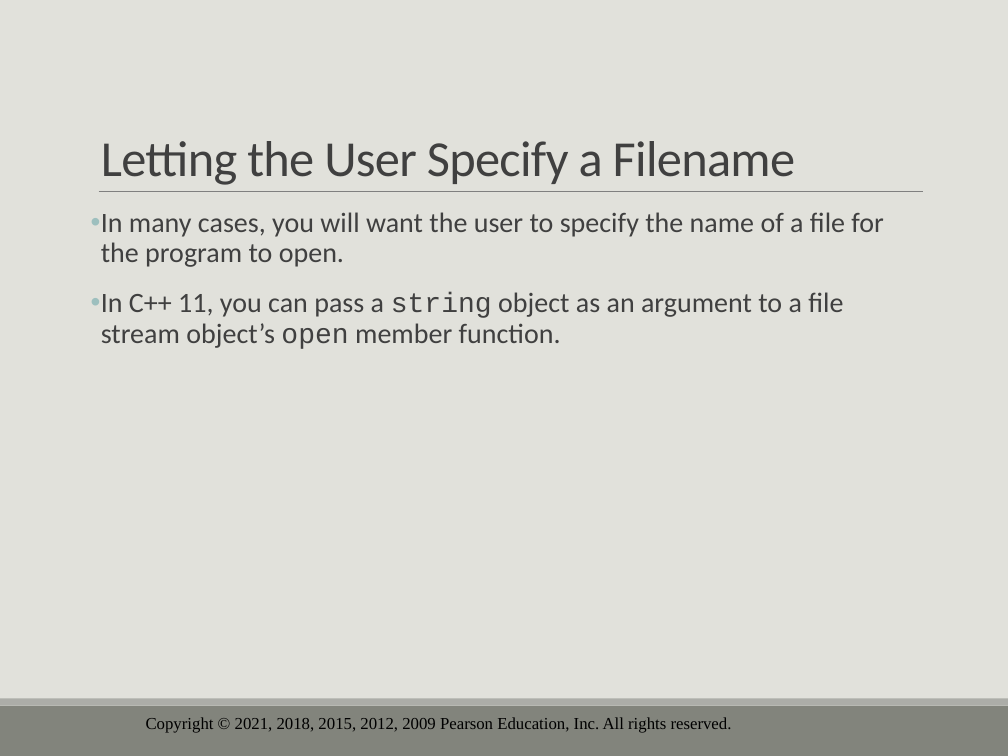
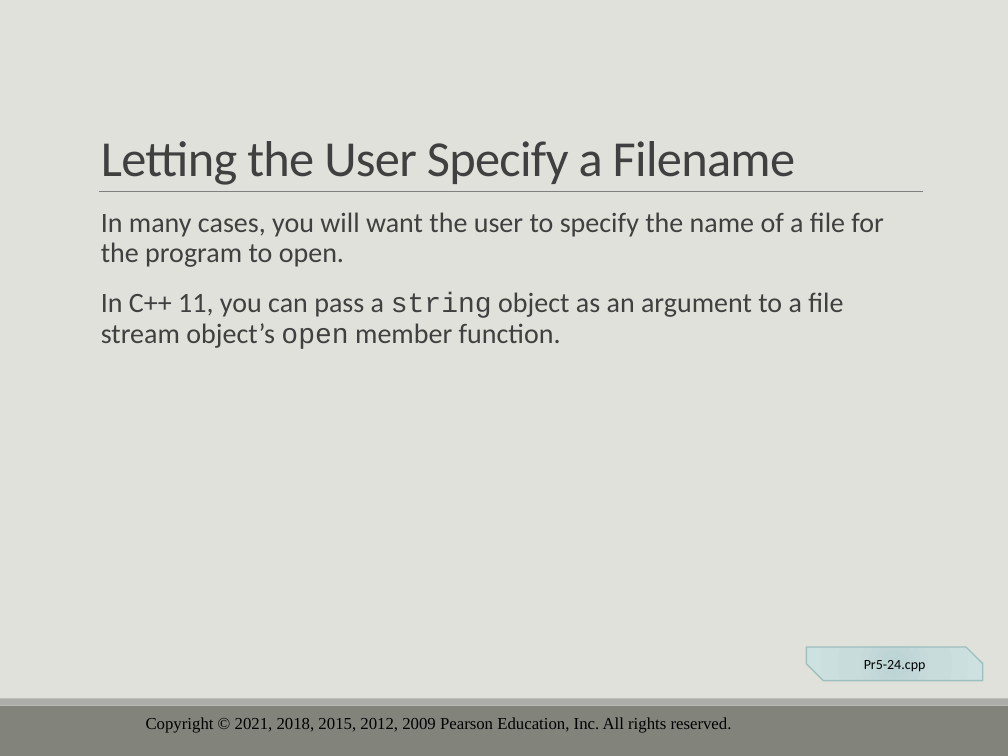
Before and after one commit to drolsonmi/eng1400, a slide deck: slide 59 of 1400_05_Loops and Files.pptx (slide 57 before the commit). Drawn at 1008x756 pixels with LibreOffice and Linux fonts; fonts in the diff are those of the drawing; background and template pictures are left out. Boxes give left, top, right and bottom in pixels: in the first picture for what was removed or moved away, otherwise in the second. Text is boxed around its words. In the diff, an @@ line names an element or a change of style, - is before the commit and + after.

```diff
--- a/1400_05_Loops and Files.pptx
+++ b/1400_05_Loops and Files.pptx
@@ text "In many cases, you will ..." at bbox=[101, 212, 884, 349]: bullet • to   @@
@@ snip diag rect added at bbox=[806, 647, 983, 680], fill gradient #BDD3D2 to #C9DCDC to #CEE2E1, outline #9DBFBE 1 pt, 10 pt, text #000000 @@
+Pr5-24.cpp
```
Also in this commit, not shown: 14 other slides changed, 1 slide added, 5 slides removed, 3 other files.
